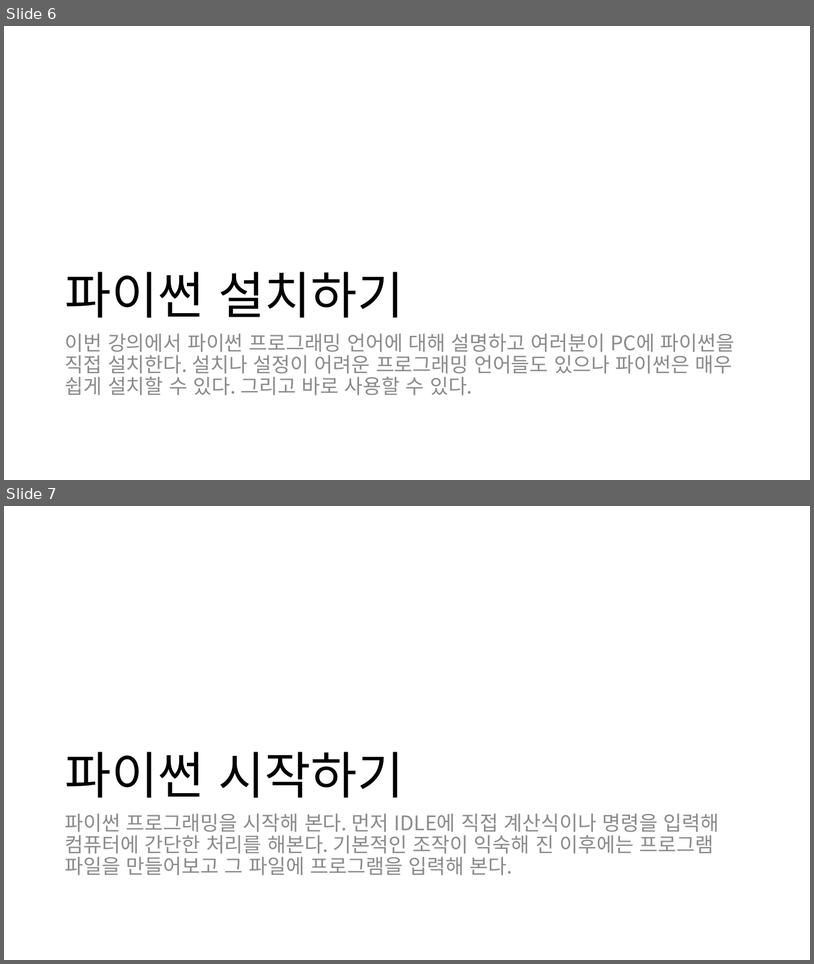
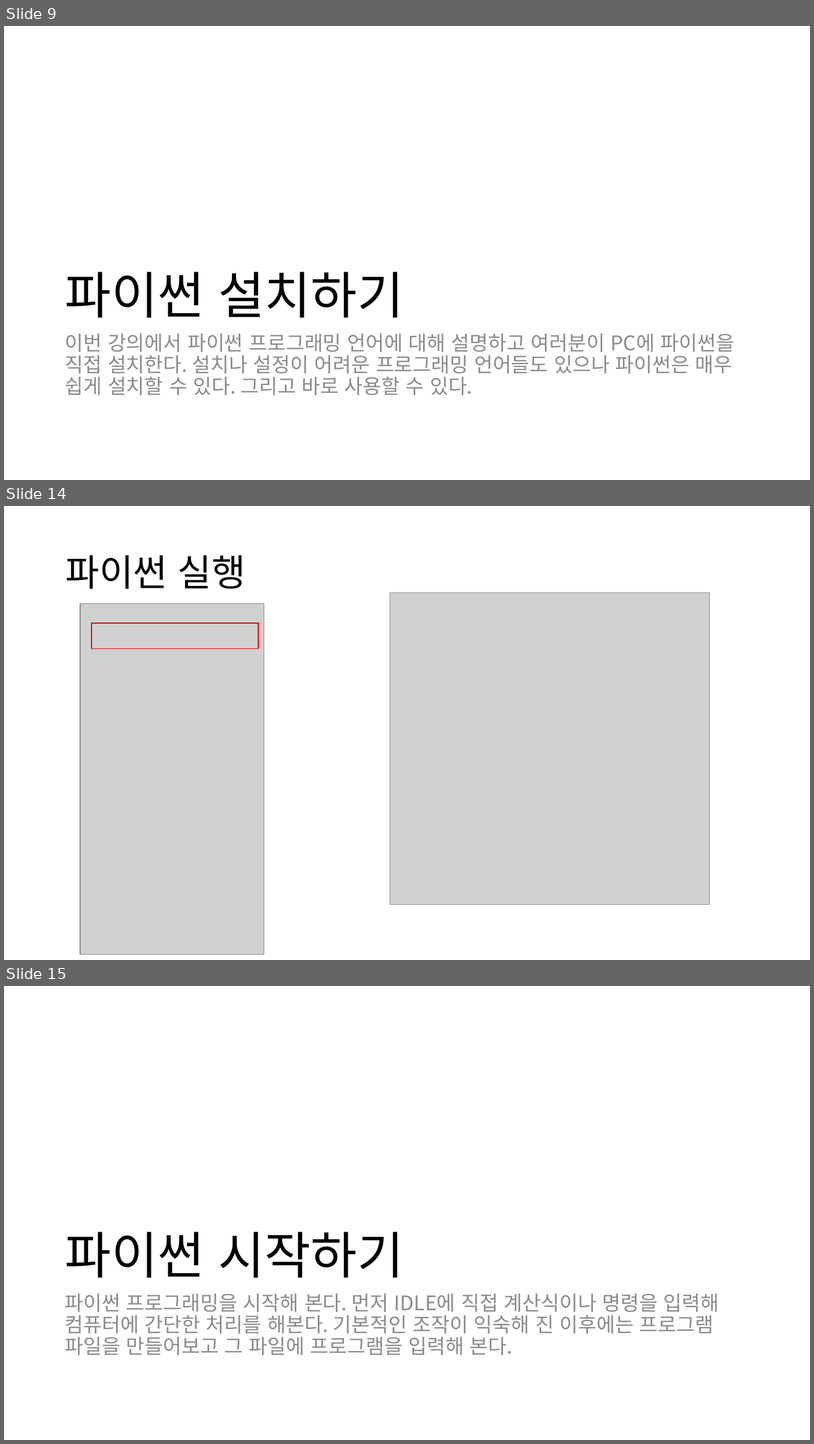
Before and after one commit to EastupGame/PythonGameDev, a slide deck: 게임개발기초과정 파이썬.pptx. Shown one above the other, each under a label of ours: slides 6 and 7 before the commit, slides 9, 14 and 15 after it; the slides between them are not shown. The pictures are 814x964 and 814x1444 pixels, drawn with LibreOffice and Linux fonts; fonts in the diff are those of the drawing; grey boxes stand for pictures. Boxes give left, top, right and bottom in pixels: in the first picture for what was removed or moved away, otherwise in the second. Text is boxed around its words. In the diff, an @@ line names an element or a change of style, - is before the commit and + after.

```diff
--- a/게임개발기초과정 파이썬.pptx
+++ b/게임개발기초과정 파이썬.pptx
@@ slide 14 added at bbox=[4, 506, 810, 960], background #FFFFFF @@
@@ title added at bbox=[65, 555, 246, 589], 44 pt, text #000000 @@
+파이썬 실행
@@ picture added at bbox=[390, 592, 711, 904] @@
@@ picture added at bbox=[80, 603, 264, 954] @@
@@ rectangle added at bbox=[92, 624, 258, 649], outline #FF0000 1 pt @@
@@ what was slide 6 is now slide 9 @@
@@ what was slide 7 is now slide 15 @@
```
Also in this commit, not shown: 1 slide changed, 11 other slides added.
